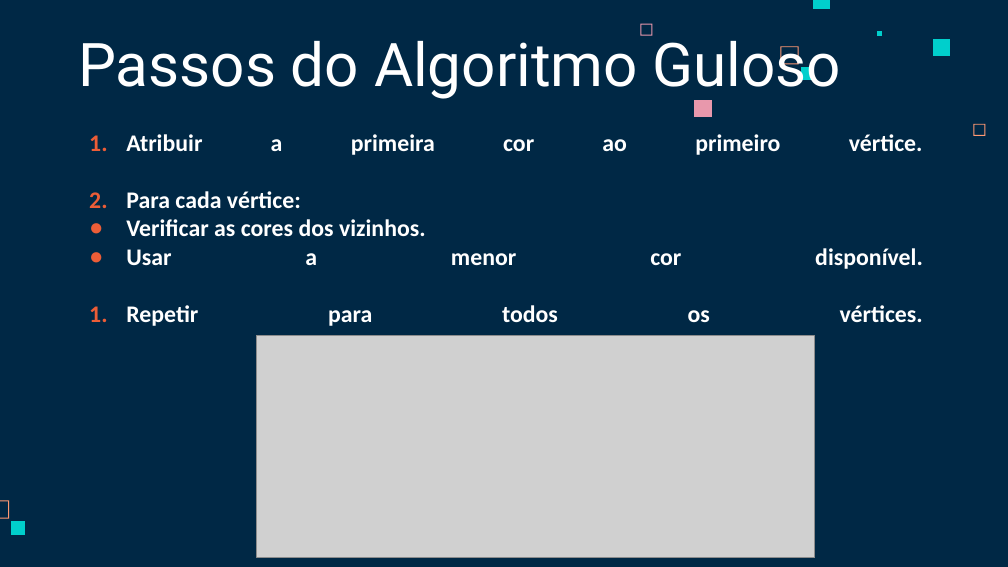
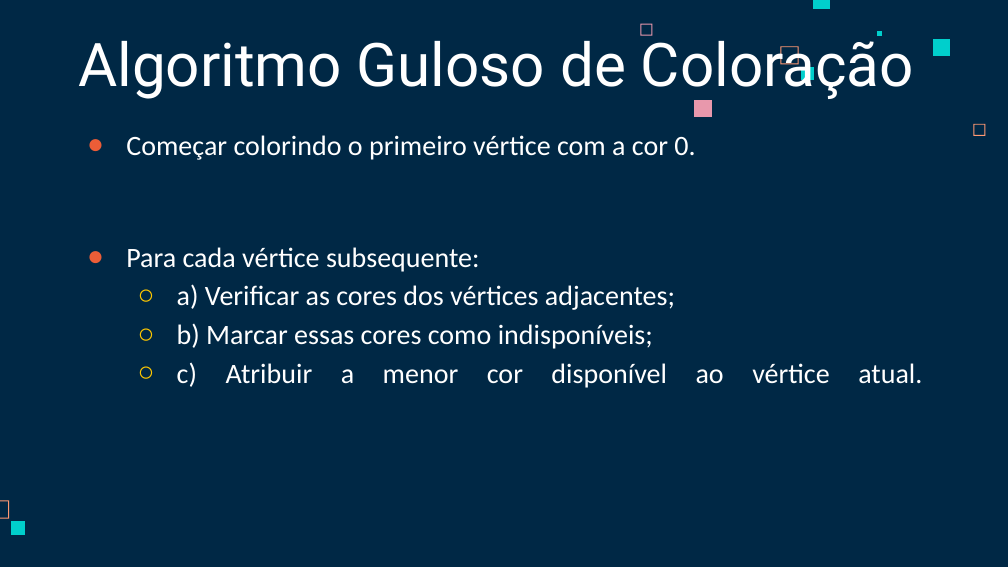
Before and after one commit to brenocbmnz/colora-ografos, a slide deck: slide 3 of Coloração de Grafos.pptx (slide 5 before the commit). Drawn at 1008x567 pixels with LibreOffice and Linux fonts; fonts in the diff are those of the drawing; grey boxes stand for pictures. Boxes give left, top, right and bottom in pixels: in the first picture for what was removed or moved away, otherwise in the second. Text is boxed around its words. In the diff, an @@ line names an element or a change of style, - is before the commit and + after.

```diff
--- a/Coloração de Grafos.pptx
+++ b/Coloração de Grafos.pptx
@@ title at [78, 31, 914, 101]: text changed @@
-Passos do Algoritmo Guloso
+Algoritmo Guloso de Coloração
@@ text at [126, 135, 922, 388]: text changed; size 17 to 20 pt; bold off @@
-1. Atribuir a primeira cor ao primeiro vértice.
-2. Para cada vértice:
-● Verificar as cores dos vizinhos.
-● Usar a menor cor disponível.
-1. Repetir para todos os vértices.
+● Começar colorindo o primeiro vértice com a cor 0.
+● Para cada vértice subsequente:
+  ○ a) Verificar as cores dos vértices adjacentes;
+  ○ b) Marcar essas cores como indisponíveis;
+  ○ c) Atribuir a menor cor disponível ao vértice atual.
@@ picture removed at [257, 336, 814, 558] @@
```
Also in this commit, not shown: 4 other slides changed, 2 slides added, 1 slide removed.
